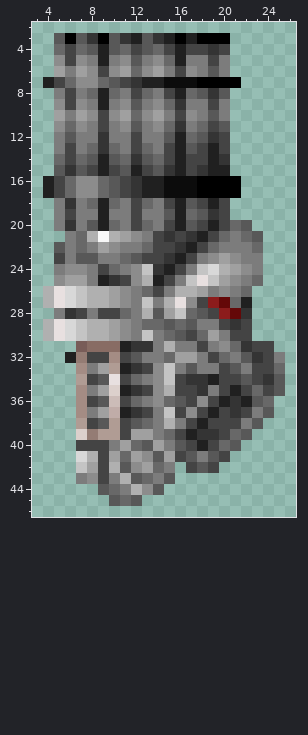
Two versions of one pixel-art sprite, Resources/AwesomeGuns/Weapons/AUTO_CANNON/Bigob.gif. The first picture shows the starting point.
The file is 32x48 pixels. Shown: x 3..26, y 2..46.
Once edited:
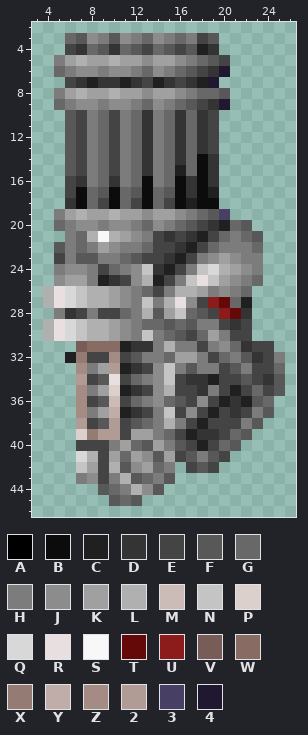
Palette (. is transparent): A #000000  B #0c0c0c  C #202020  D #343434  E #444444  F #585858  G #686868  H #7c7c7c  J #8c8c8c  K #a0a0a0  L #b0b0b0  M #ccbcb8  N #c4c4c4  P #dcd0cc  Q #d8d8d8  R #e8e0e0  S #f8f8f8  T #640808  U #8c1c1c  V #785c58  W #886c64  X #947c74  Y #c0aca8  Z #a48c84  2 #b09c94  3 #484064  4 #201830
Message: big image for AUTO CANNON has been improved
What changed:
Changed rows in their new state; - is an unchanged pixel.
first column x 4:
 3 -.G-JH-JHGJHGHEF.-
 4 -.-DGFD-FE-FEFC-.-
 5 -HKLKKLKKJKKJ-GFE-
 6 -G-J-H-JHGJ-GFED4-
 7 ..EDCDDC-E-DEDC4..
 8 --KLKKLKKJKKJHGG--
 9 -GH-JHJ-HG-HGFED4-
10 -.FEHGEH-DHGDGDE.-
11 -.FE-GEHGDH--GD-.-
12 -.-E-GE-GD-GD-DE.-
13 -.FEHGE-GD-GDGDE.-
14 -.FEHGEHGDHGDGBD.-
15 -.FEHG-HGDHG-GBD.-
16 ..EDH-DHGBHG-DBD..
17 ..EBGFBGFBGF-DBC..
18 -.-B-EBG-BG-BCBB.-
19 --KLKKLKKJKKJHGF3-
20 -GHJJHJJH-JHG--DC-
Where, in picture pixels (left, top, right, bottom), the same in both pictures:
changed: (43, 33, 241, 231)
